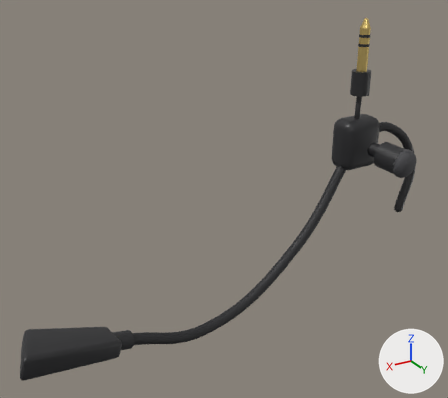
The glTF model models/fone_gancho.glb as it was, and as the next commit left it.
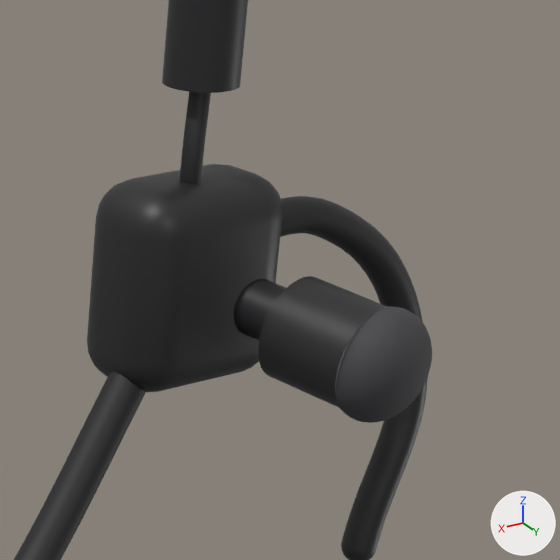
Each version appears first whole from a camera (50 mm lens) standing at (0.1467, 0.1549, 0.0676) and looking at (0.0577, 0.0066, -0.0066), and next in a close-up on the part from 69% to 100% of the width and 19% to 53% of the height. The axes (+X, +Y, +Z) are drawn at lower right. The lights are the same throughout. The last two pictures show the newer version. Where no turn or scale is listed for an object, it has been applied to the vertices. Vertices at exactly the same position are counted once.

Before the edit, the objects in view are built like this:
```python
me_cylinder_005 = bpy.data.meshes.new('Cylinder.005')
me_cylinder_005.from_pydata(...)  # a 48-sided cylinder along z spanning x -0.0046..0.0046, y -0.0046..0.0046, z -0.004..0.004
me_cylinder_005.materials.append(mat_plastico_preto)  # black #272729
me_haste_mic = bpy.data.meshes.new('Haste_Mic')
me_haste_mic.from_pydata(...)  # 1940 vertices, 3876 faces; spans x -0.0013..0.0945, y -0.0017..0.0137, z -0.0508..0.0011
me_haste_mic.materials.append(mat_haste_fosca)  # black #222224
me_sphere_002 = bpy.data.meshes.new('Sphere.002')
me_sphere_002.from_pydata(...)  # a UV sphere (32 segments, 16 rings, poles along z) spanning x -1.0..1.0, y -1.0..1.0, z -1.0..1.0
me_sphere_002.materials.append(mat_silicone)  # dark grey #454548
ob_fone_corpo = bpy.data.objects.new('Fone_Corpo', me_cylinder_005)
ob_fone_corpo.location = (-0.006, 0.012, -0.0035)
ob_fone_corpo.rotation_euler = (1.669, 0.0, -2.993)  # degrees (96, 0, -171)
ob_fone_silicone = bpy.data.objects.new('Fone_Silicone', me_sphere_002)
ob_fone_silicone.location = (-0.0072, 0.0165, -0.0042)
ob_fone_silicone.rotation_euler = (1.669, 0.0, -2.993)  # degrees (96, 0, -171)
ob_fone_silicone.scale = (0.005, 0.005, 0.0035)
ob_haste_mic = bpy.data.objects.new('Haste_Mic', me_haste_mic)
ob_haste_mic.location = (0.0, 0.0, 0.0)
# also in view: 'Plug_Corpo' at (0.0, 0.0, 0.021); 'Gancho' at (-0.0129, 0.0032, -0.011); 'Fone_Braco' at (-0.004, 0.006, -0.002); 'Hub' at (0.0, 0.0, 0.0); 'Fio_Plug' at (0.0006, 0.0005, 0.01)
```
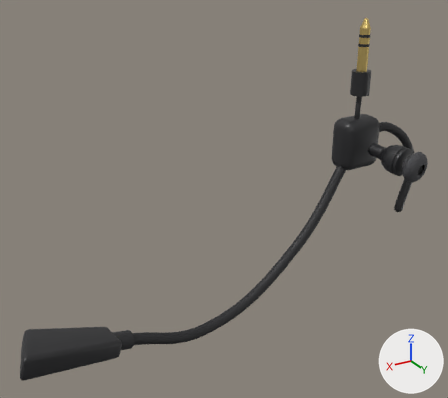
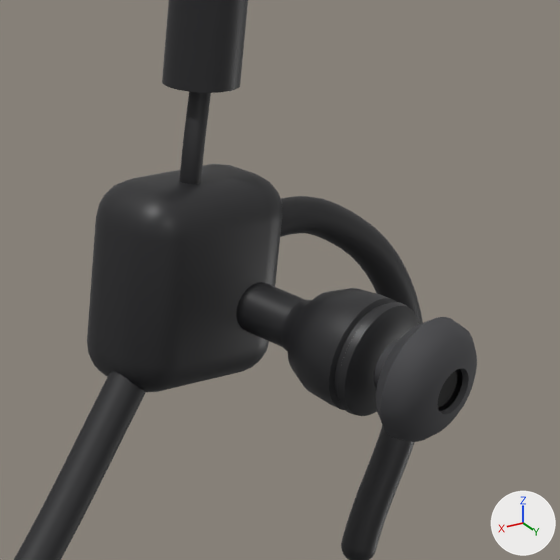
Diff of the bpy script that builds the scene:
```diff
--- a/models/fone_gancho.glb.py
+++ b/models/fone_gancho.glb.py
@@ me_cylinder_005 @@
 # used by ob_fone_corpo; location = (-0.006, 0.012, -0.0035); rotation_euler = (1.669, 0.0, -2.993), in degrees (96, 0, -171)
-me_cylinder_005.from_pydata(...)  # 96 vertices, 188 faces; spans x -0.0046..0.0046, y -0.0046..0.0046, z -0.004..0.004
+me_cylinder_005.from_pydata(...)  # 834 vertices, 1664 faces; spans x -0.01059..-0.00044, y 0.00904..0.01906, z -0.00806..0.00198
+# me_cylinder_005 part 1: 834 vertices added at x -0.01059..-0.00044, y 0.00904..0.01906, z -0.00806..0.00198
+# me_cylinder_005 part 2: 96 vertices removed from x -0.0046..0.0046, y -0.0046..0.0046, z -0.004..0.004
 me_cylinder_005.materials.append(mat_plastico_preto)
@@ me_sphere_002 @@
 # used by ob_fone_silicone; location = (-0.0072, 0.0165, -0.0042); rotation_euler = (1.669, 0.0, -2.993), in degrees (96, 0, -171); scale = (0.005, 0.005, 0.0035)
-me_sphere_002.from_pydata(...)  # 482 vertices, 960 faces; spans x -1.0..1.0, y -1.0..1.0, z -1.0..1.0
+me_sphere_002.from_pydata(...)  # 960 vertices, 1920 faces; spans x -0.01..0.0, y 0.02..0.03, z -0.01..0.0
+# me_sphere_002 part 3: 960 vertices added at x -0.01..0.0, y 0.02..0.03, z -0.01..0.0
+# me_sphere_002 part 4: 482 vertices removed from x -1.0..1.0, y -1.0..1.0, z -1.0..1.0
 me_sphere_002.materials.append(mat_silicone)
@@ me_cylinder_005_1 @@
+me_cylinder_005_1.from_pydata(...)  # 64 vertices, 124 faces; spans x -0.00204..0.00204, y -0.003..0.003, z -0.00191..0.00191
+me_cylinder_005_1.materials.append(mat_furo)  # black #101010
@@ ob_fone_corpo @@
 ob_fone_corpo = bpy.data.objects.new('Fone_Corpo', me_cylinder_005)
-ob_fone_corpo.location = (-0.006, 0.012, -0.0035)
-ob_fone_corpo.rotation_euler = (1.669, 0.0, -2.993)  # degrees (96, 0, -171)
+ob_fone_corpo.location = (0.0, 0.0, 0.0)
@@ ob_fone_silicone @@
 ob_fone_silicone = bpy.data.objects.new('Fone_Silicone', me_sphere_002)
-ob_fone_silicone.location = (-0.0072, 0.0165, -0.0042)
-ob_fone_silicone.rotation_euler = (1.669, 0.0, -2.993)  # degrees (96, 0, -171)
-ob_fone_silicone.scale = (0.005, 0.005, 0.0035)
+ob_fone_silicone.location = (0.0, 0.0, 0.0)
@@ ob_fone_bocal @@
+ob_fone_bocal = bpy.data.objects.new('Fone_Bocal', me_cylinder_005_1)
+ob_fone_bocal.location = (-0.00628, 0.0212, -0.00352)
```

Boxes (x1, y1, x2, y2) around the edits, measured in the close-ups (560 x 560 px):
'Fone_Corpo', reshaped, moved, turned
    before: (258, 276, 387, 407)
    after: (281, 288, 419, 416)
'Fone_Silicone', reshaped, moved, turned, rescaled
    before: (336, 306, 432, 423)
    after: (374, 317, 477, 442)
'Fone_Bocal', added
    after: (438, 371, 457, 407)
part 1 of me_cylinder_005, added (black)
    after: (281, 288, 419, 416)
part 2 of me_cylinder_005, deleted (black)
    before: (258, 276, 387, 407)
part 3 of me_sphere_002, added
    after: (374, 317, 477, 442)
part 4 of me_sphere_002, deleted
    before: (336, 306, 432, 423)
